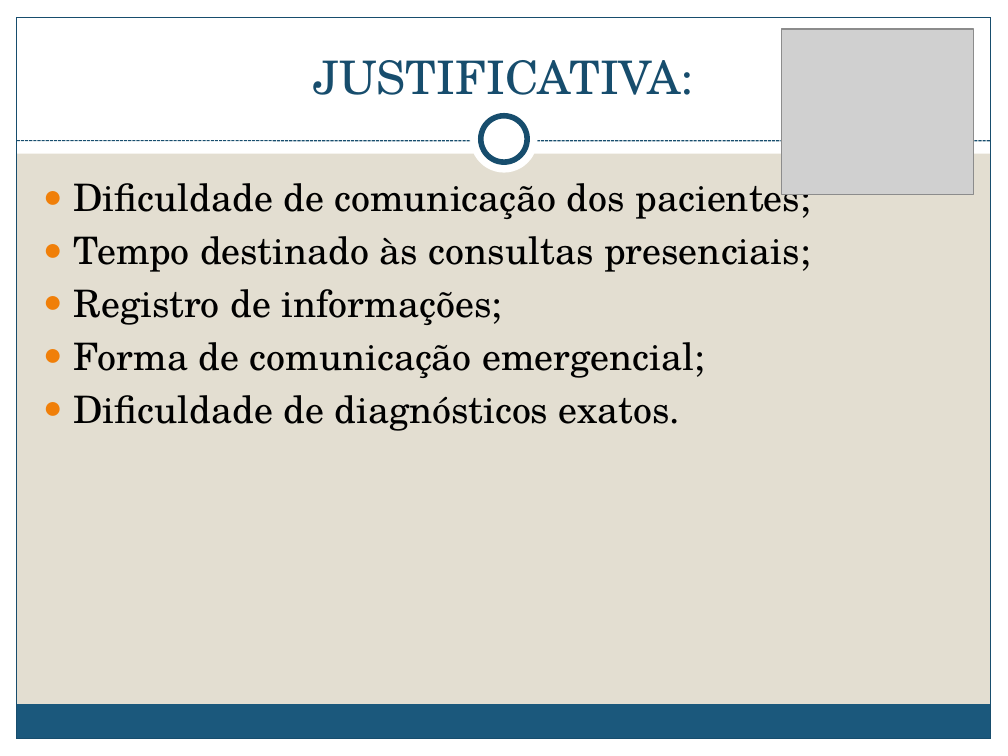
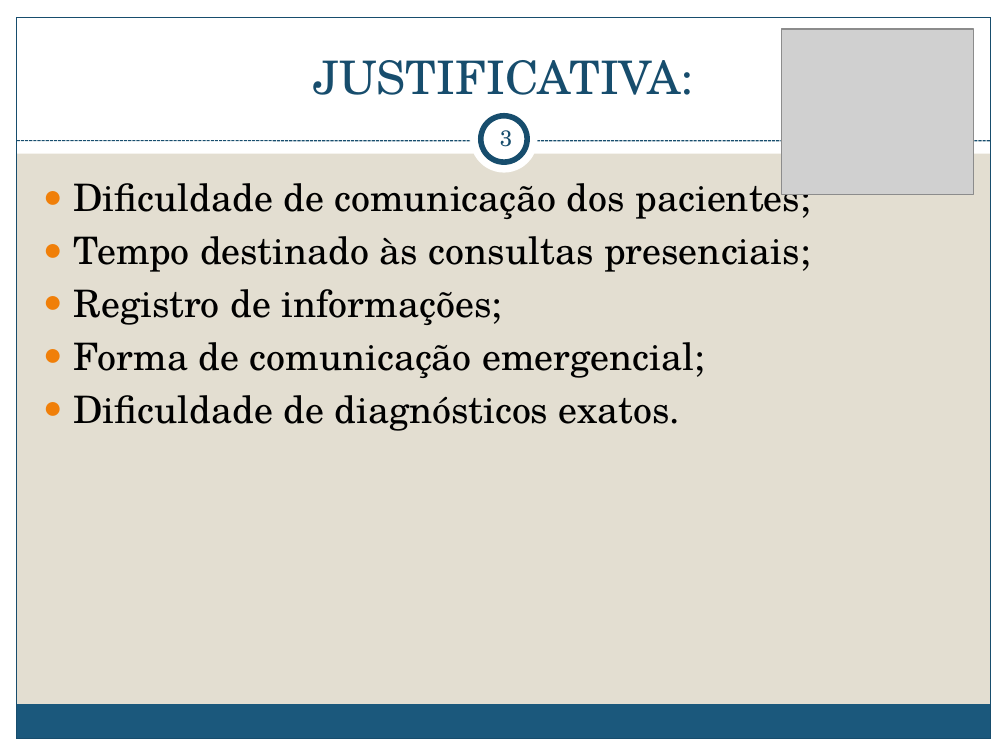
Before and after one commit to jhenitmj/PSIQ, a slide deck: slide 3 of DocumentoPSIQ/PSIQ.pptx. Drawn at 1008x756 pixels with LibreOffice and Linux fonts; fonts in the diff are those of the drawing; grey boxes stand for pictures. Boxes give left, top, right and bottom in pixels: in the first picture for what was removed or moved away, otherwise in the second. Text is boxed around its words. In the diff, an @@ line names an element or a change of style, - is before the commit and + after.

```diff
--- a/DocumentoPSIQ/PSIQ.pptx
+++ b/DocumentoPSIQ/PSIQ.pptx
@@ page number added at bbox=[500, 130, 512, 147], 16 pt, text #184E6D @@
+3
```
Also in this commit, not shown: 10 other slides changed, 1 slide added, 1 slide removed.
